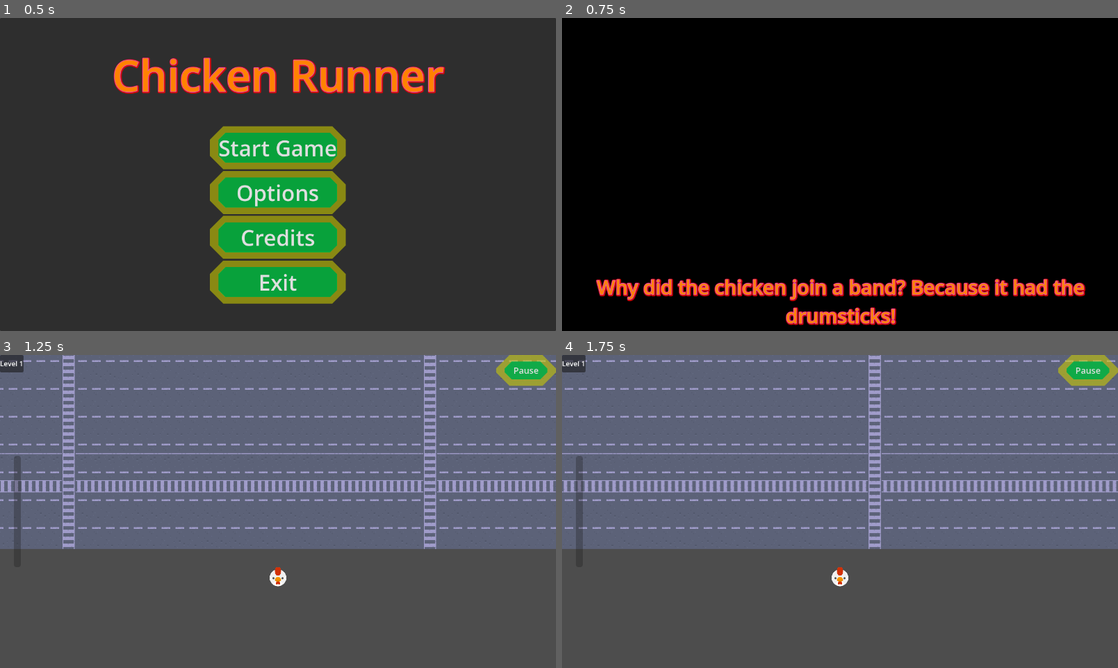
Above: before the commit, frames 1-4 (two rows, left to right).
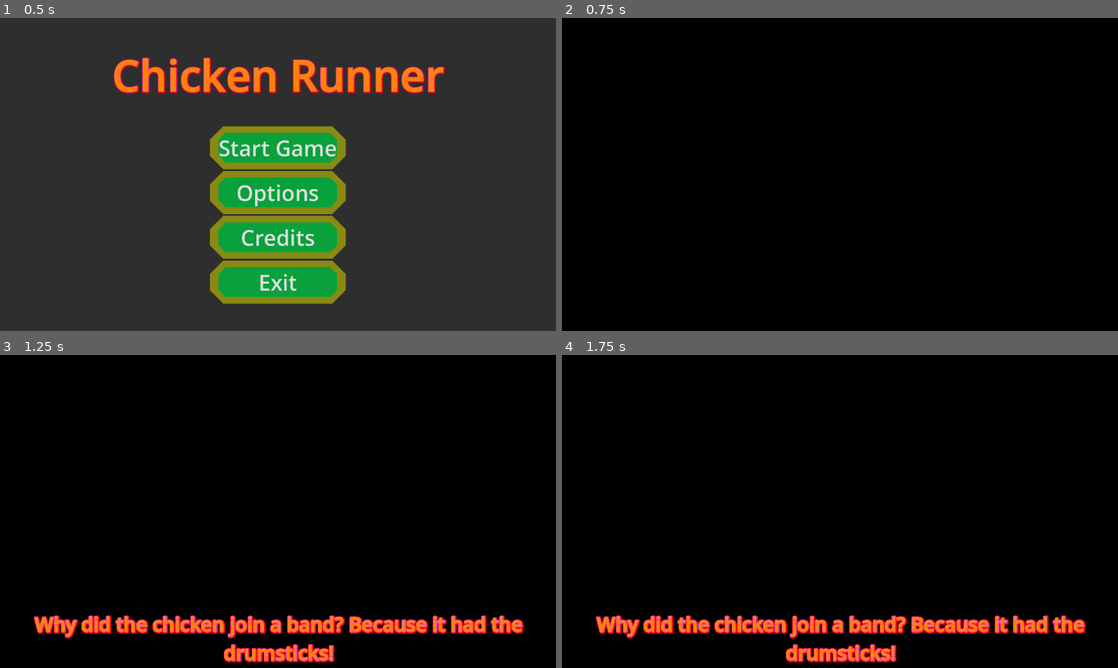
Above: after the commit, the same moments.

Repository: Tomohawk35/ChickenRunner
Game: Godot game, scene res://main_scenes/main_menu/main_menu.tscn
Two runs of this game, one before a commit and one after it. Both use one fixed random seed, a clock stepped at 60 frames per second and the inputs below.
Inputs (mouse positions are in pixels of both pictures, inside the frame that each line leads up to):
- Up to frame 1 (0.5 s): no input
- Up to frame 2 (0.75 s): click "Start Game" at 0.5 s
- Up to frame 3 (1.25 s): no input
- Up to frame 4 (1.75 s): move the mouse to (962, 495) at 1.27 s; hold D (right) from 1.28 s (still down)

Frame 1 is identical in both runs. In frame 2, 4.4% of the frame differs, in the area x 6-95%, y 83-99%; in frame 3, 100%, in the area x 0-100%, y 0-100%; in frame 4, 100%.

Commit message:
Updated load screen to last a min duration so people can read the jokes

Diff:
--- a/chicken-runner/Autoload/game_manager.gd
+++ b/chicken-runner/Autoload/game_manager.gd
@@ -2,11 +2,13 @@
 
 #signal Hit
 signal heat_changed(value: float)
+signal scene_loaded
 
 enum GameState { MAIN_MENU, PLAYING, GAME_OVER }
 
 const FADE_DURATION : float = 0.3
 const LAST_LEVEL : int = 1
+const LOAD_SCREEN_MIN_DURATION : float = 3.0
 
 @onready var joke: Label = $CanvasLayer/joke
 
@@ -41,17 +43,22 @@
 	#if OS.is_debug_build():
 		#change_scene("level_01")
 	#Hit.connect(_on_hit)
-	joke.hide()
+	#joke.hide()
+	pass
 
 func _fade_out() -> Tween:
 	var tween : Tween = create_tween()
 	tween.tween_property(color_rect, "color:a", 255, FADE_DURATION)
+	tween.set_trans(Tween.TRANS_LINEAR).set_ease(Tween.EASE_IN)
+	tween.tween_property(joke, "modulate:a", 255, FADE_DURATION)
 	tween.set_trans(Tween.TRANS_LINEAR).set_ease(Tween.EASE_IN)
 	return tween
 
 func _fade_in() -> Tween:
 	var tween : Tween = create_tween()
 	tween.tween_property(color_rect, "color:a", 0, FADE_DURATION)
+	tween.set_trans(Tween.TRANS_LINEAR).set_ease(Tween.EASE_IN)
+	tween.tween_property(joke, "modulate:a", 0, FADE_DURATION)
 	tween.set_trans(Tween.TRANS_LINEAR).set_ease(Tween.EASE_IN)
 	return tween
 
@@ -64,20 +71,30 @@
 func change_scene(scene: String) -> void:
 	if !_game_scenes.has(scene):
 		return
-	get_tree().paused = false
+
+	_tree.paused = true
 	joke.text = jokes.pick_random()
-	joke.show()
+
+
+	var start_time : int = Time.get_ticks_msec()
 
 	await _fade_out().finished
 	_current_scene.queue_free()
 	var next_scene : PackedScene = _load_scene_resource(_game_scenes[scene])
 	_current_scene = next_scene.instantiate()
 	_root.add_child(_current_scene)
+
+	var load_duration : int = Time.get_ticks_msec() - start_time
+
+	await _tree.create_timer(clamp(LOAD_SCREEN_MIN_DURATION - (load_duration / 1000.0), 0.0, LOAD_SCREEN_MIN_DURATION)).timeout
+
 	await _fade_in().finished
-	joke.hide()
+	scene_loaded.emit() # TODO: NEED TO LISTEN FOR SIGNAL BEFORE STARTING LEVELS
+	_tree.paused = false
+	#joke.hide()
 
 func new_game() -> void:
-	get_tree().paused = false
+	_tree.paused = false
 	current_level = 1
 	heat_level = 0.0
 	change_scene("level_" + str(current_level))
--- a/chicken-runner/Autoload/game_manager.tscn
+++ b/chicken-runner/Autoload/game_manager.tscn
@@ -1,6 +1,6 @@
 [gd_scene format=3 uid="uid://ca5oy0v1raa6w"]
 
-[ext_resource type="Script" uid="uid://cjv6rbo04veej" path="res://Autoload/game_manager.gd" id="1_1shkg"]
+[ext_resource type="Script" uid="uid://cjv6rbo04veej" path="res://autoload/game_manager.gd" id="1_1shkg"]
 
 [sub_resource type="LabelSettings" id="LabelSettings_1shkg"]
 font_size = 45
@@ -11,6 +11,7 @@
 shadow_color = Color(1, 0, 0, 0.7764706)
 
 [node name="GameManager" type="Node" unique_id=997689895]
+process_mode = 3
 script = ExtResource("1_1shkg")
 
 [node name="CanvasLayer" type="CanvasLayer" parent="." unique_id=1251216696]
@@ -26,6 +27,7 @@
 color = Color(0, 0, 0, 0)
 
 [node name="joke" type="Label" parent="CanvasLayer" unique_id=2097424450]
+modulate = Color(1, 1, 1, 0)
 custom_minimum_size = Vector2(100, 100)
 anchors_preset = -1
 anchor_left = 0.0171875
@@ -34,6 +36,7 @@
 anchor_bottom = 1.0
 grow_horizontal = 2
 grow_vertical = 0
+text = "CHICKEN JOKE"
 label_settings = SubResource("LabelSettings_1shkg")
 horizontal_alignment = 1
 vertical_alignment = 1
--- a/chicken-runner/autoload/audio_manager.tscn
+++ b/chicken-runner/autoload/audio_manager.tscn
@@ -4,6 +4,7 @@
 [ext_resource type="AudioStream" uid="uid://djix8s06erfaa" path="res://assets/sfx/CHICKEN SFX UI BEEP 1.wav" id="2_5aqdv"]
 
 [node name="AudioManager" type="Node" unique_id=1474964700]
+process_mode = 3
 script = ExtResource("1_mf8l3")
 
 [node name="SoundEffectsPlayer" type="AudioStreamPlayer" parent="." unique_id=505457635]
